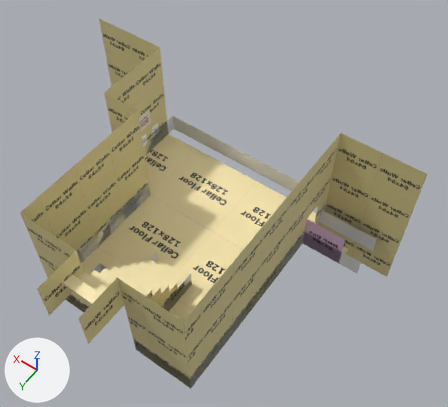
The Blender file source/blend files/room/unmp/cellar.blend, before and after one commit.
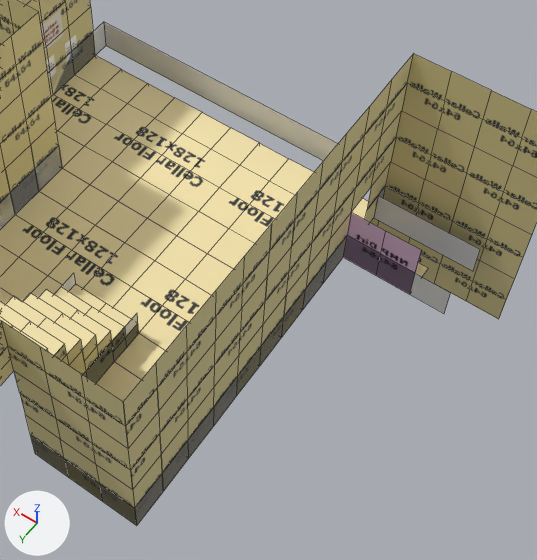
Each version appears first whole from a 50 mm camera at (-10.38, 13.75, 25.18) aimed at (-0.16, -0.55, 2.71), and next in a close-up on the part from 26% to 91% of the width and 26% to 100% of the height. Arrows for +X, +Y and +Z are at lower left; the lights stay in place. The close-ups show mesh edges as thin lines.
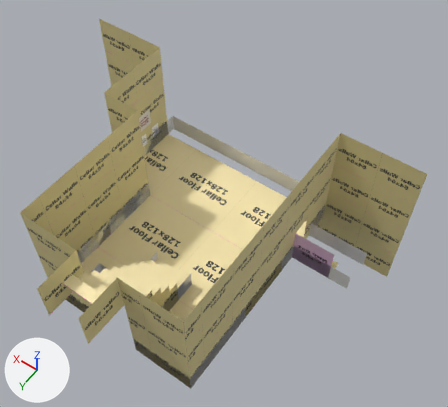
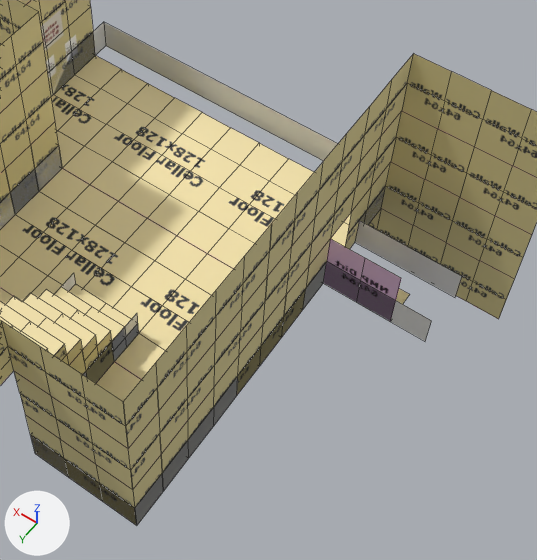
Location of each change, (x1, y1, x2, y2) in pixels of the close-ups (537 x 560 px; the box of a moved part takes in the faces that stretch with it):
'Plane.001', reshaped
    before: (0, 22, 480, 525)
    after: (0, 22, 462, 525)
part 1 of me_plane_001, moved or reshaped
    before: (135, 186, 480, 524)
    after: (135, 188, 462, 525)
part 2 of me_plane, moved or reshaped
    before: (324, 212, 428, 294)
    after: (324, 188, 410, 321)

The change, as a diff of the scene's bpy script:
```diff
--- a/source/blend files/room/unmp/cellar.blend.py
+++ b/source/blend files/room/unmp/cellar.blend.py
@@ me_plane_001 @@
 me_plane_001.from_pydata(...)  # 36 vertices, 16 faces; spans x -6.5..6.5, y -5.0..6.5, z 0.0..1.0
 # used by ob_plane_001; location = (0.0, 0.0, 0.0)
 # before: 6 (-3.5, -2.5, 0.0) at pixel (343, 257), 7 (-3.5, -2.5, 1.0) at pixel (347, 235), 8 (-3.5, -4.1, 1.0) at pixel (378, 195), 9 (-3.5, -4.1, 0.0) at pixel (373, 217), 10 (-6.5, -2.5, 0.0) at pixel (444, 313)
 # before: 11 (-6.5, -2.5, 1.0) at pixel (450, 292), 12 (-6.5, -4.1, 0.0) at pixel (473, 271), 13 (-6.5, -4.1, 1.0) at pixel (480, 249)
+# me_plane_001 part 1
+for i in [*range(6, 14)]: me_plane_001.vertices[i].co += Vector((0.0, 1.0, 0.0))
@@ me_plane @@
 me_plane.from_pydata(...)  # 597 vertices, 440 faces; spans x -7.5..10.5, y -4.5..8.5, z -2.0..6.0
 # used by ob_plane; location = (0.0, 0.0, 0.0)
+# me_plane part 2
+# 5 vertices are removed from x -5.5..-4.5, y -3.5..-2.5, z 0.0..2.0
+# 8 faces are deleted
+# 1 vertex moves from x -5.5, y -2.5, z 1.0 to x -5.5, y -1.5, z 0.0
+# 5 vertices are added at (-4.5, -1.5, 0.0), (-4.5, -1.5, 1.0), (-4.5, -1.5, 2.0), (-5.5, -1.5, 1.0), (-5.5, -1.5, 2.0)
+# 8 new faces join them
 me_plane.materials.append(mat_cellar_placeholder_png)
```
